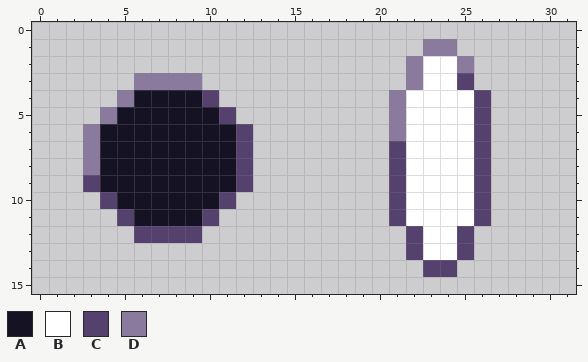
Pixel-art sprite -- Scenes/Entity/Enemy/Eye/eye_pupil-sheet.png. Above: the version before the commit.
The file is 32x16 pixels.
Palette (. is transparent): A #141223  B #ffffff  C #54416e  D #8a7b9e
The same view after the edit:
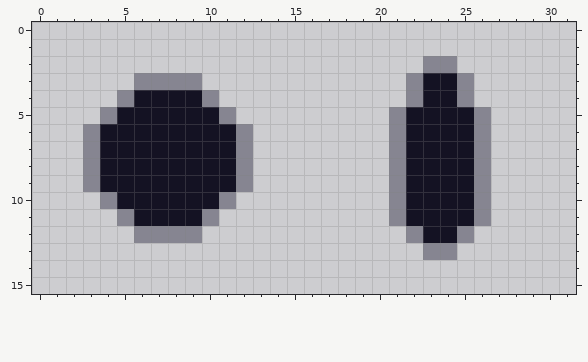
What changed:
Colour C changes from #54416e to #868591.
Colour B gives way to colour A in rows 3 to 4 at x 23 to 24; in rows 5 to 11 at x 22 to 25; in row 12 at x 23 to 24.
Colour B gives way to colour C in row 2 at x 23 to 24; in row 4 at x 22 and 25; in row 13 at x 23 to 24.
Colour D gives way to colour C in row 3 at x 6 to 9 and 22; in row 4 at x 5; in row 5 at x 4 and 21; in row 6 at x 3 and 21; in rows 7 to 8 at x 3.
Colour C is removed in row 4 at x 26; in row 13 at x 22 and 25; in row 14 at x 23 to 24.
Colour D is removed in row 1 at x 23 to 24; in row 2 at x 22 and 25; in row 4 at x 21.
Pixel boxes of the changes (left, top, right, bottom) in both pictures:
changed: (389, 39, 491, 277)
changed: (83, 73, 253, 243)
